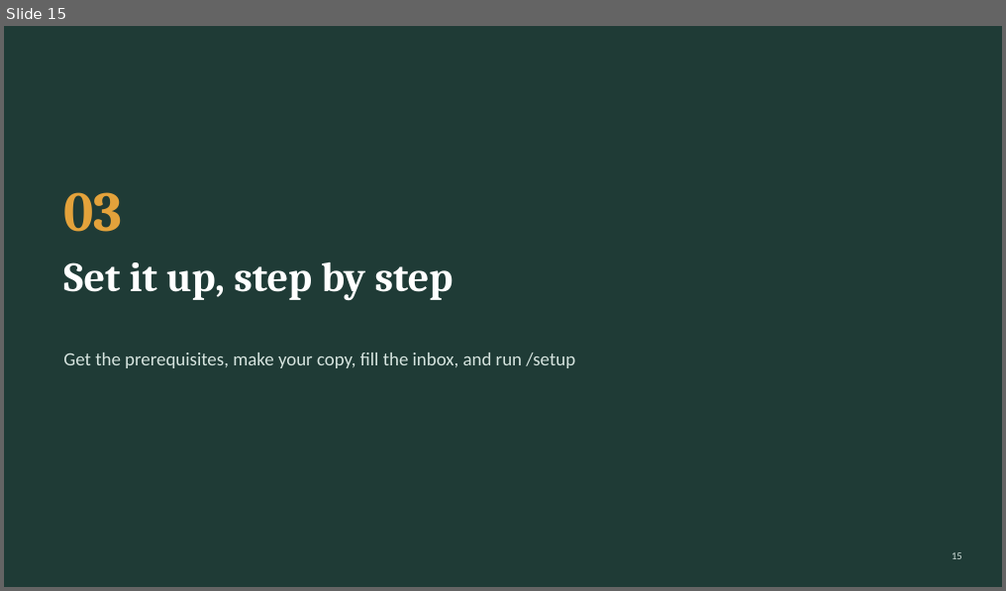
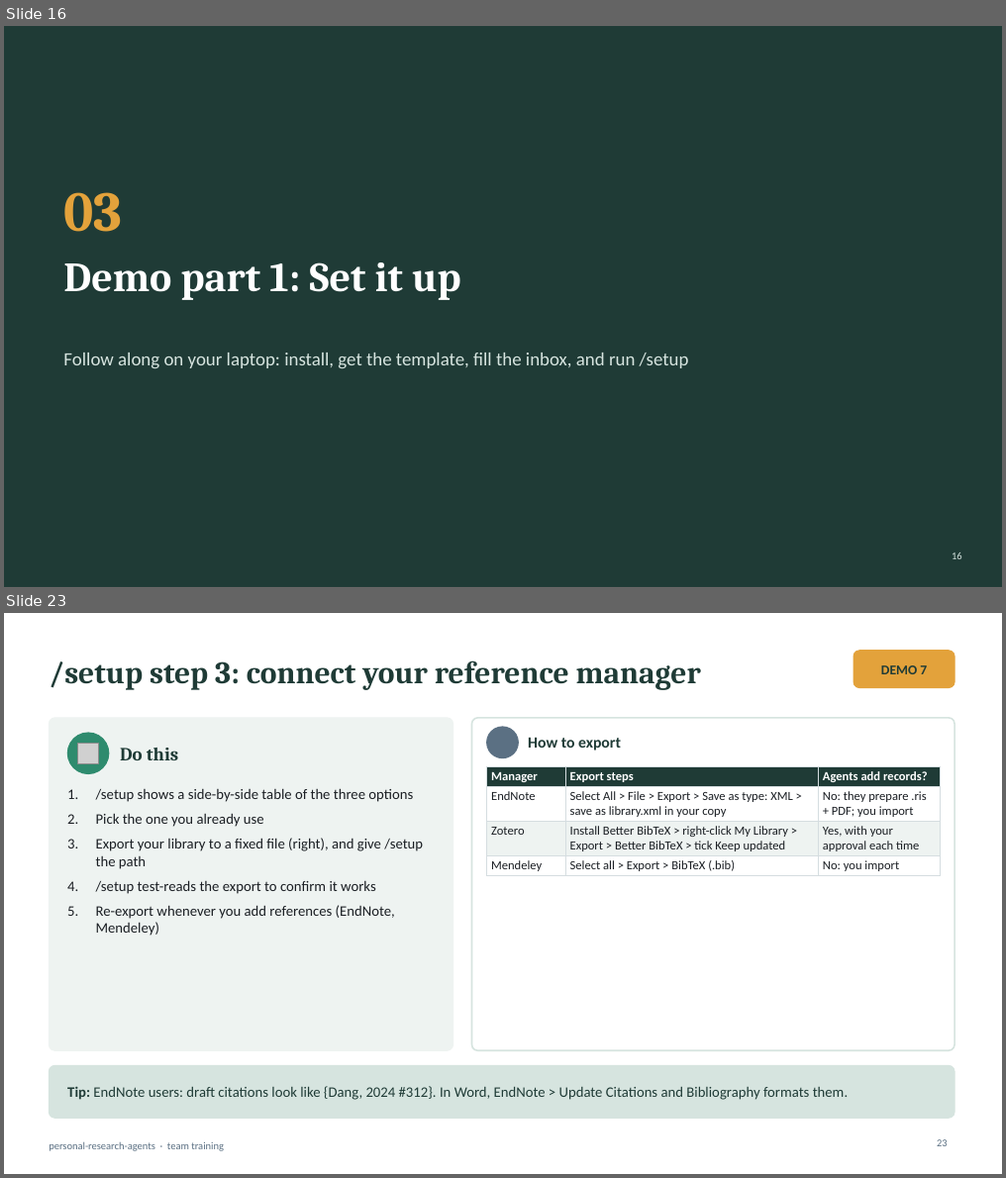
Before and after one commit to simonhdang/personal-research-agents, a slide deck: docs/personal-research-agents_seminar.pptx. Shown one above the other, each under a label of ours: slide 15 before the commit, slides 16 and 23 after it; the slides between them are not shown. The pictures are 1006x591 and 1006x1178 pixels, drawn with LibreOffice and Linux fonts; fonts in the diff are those of the drawing; grey boxes stand for pictures; background and template pictures are left out. Boxes give left, top, right and bottom in pixels: in the first picture for what was removed or moved away, otherwise in the second. Text is boxed around its words. In the diff, an @@ line names an element or a change of style, - is before the commit and + after.

```diff
--- a/docs/personal-research-agents_seminar.pptx
+++ b/docs/personal-research-agents_seminar.pptx
@@ slide 23 added at bbox=[4, 613, 1002, 1174], background #FFFFFF @@
@@ title added at bbox=[49, 661, 701, 690], 30 pt, text #1F3B36, bold @@
+/setup step 3: connect your reference manager
@@ rounded rectangle added at bbox=[853, 651, 954, 688], fill #E3A23B, outline #E3A23B 1 pt @@
@@ text added at bbox=[881, 665, 927, 674], 13 pt, text #1F3B36, bold @@
+DEMO 7
@@ rounded rectangle added at bbox=[49, 718, 453, 1051], fill #EEF3F1, outline #EEF3F1 1 pt @@
@@ rounded rectangle added at bbox=[472, 718, 954, 1051], fill #FFFFFF, outline #D6E4DF 1.5 pt @@
@@ ellipse added at bbox=[487, 727, 519, 759], fill #5B7083, outline #5B7083 1 pt @@
@@ ellipse added at bbox=[67, 733, 109, 774], fill #2E8B6E, outline #2E8B6E 1 pt @@
@@ picture added at bbox=[78, 744, 99, 764] @@
@@ text added at bbox=[120, 748, 178, 761], 18 pt, text #1F3B36, bold @@
+Do this
@@ text added at bbox=[528, 737, 621, 751], 15 pt, text #1F3B36, bold @@
+How to export
@@ text added at bbox=[96, 788, 423, 936], 14 pt, text #1B1F24 @@
+1. /setup shows a side-by-side table of the three options
+2. Pick the one you already use
+3. Export your library to a fixed file (right), and give /setup the path
+4. /setup test-reads the export to confirm it works
+5. Re-export whenever you add references (EndNote, Mendeley)
@@ table added at bbox=[487, 766, 940, 875], 4 rows, 3 columns @@
+Manager | Export steps | Agents add records?
+EndNote | Select All > File > Export > Save as type: XML > save as library.xml in your copy | No: they prepare .ris + PDF; you import
+Zotero | Install Better BibTeX > right-click My Library > Export > Better BibTeX > tick Keep updated | Yes, with your approval each time
+Mendeley | Select all > Export > BibTeX (.bib) | No: you import
@@ rounded rectangle added at bbox=[49, 1065, 954, 1118], fill #D6E4DF, outline #D6E4DF 1 pt @@
@@ text added at bbox=[67, 1086, 847, 1100], 14 pt, text #1F3B36 @@
+Tip: EndNote users: draft citations look like {Dang, 2024 #312}. In Word, EndNote > Update Citations and Bibliography formats them.
@@ text added at bbox=[49, 1143, 224, 1152], 10 pt, text #5B7083 @@
+personal-research-agents · team training
@@ page number added at bbox=[937, 1140, 947, 1147], 10 pt, text #5B7083 @@
+23
@@ what was slide 15 is now slide 16 @@
@@ slide 16 changed as well @@
@@ title at bbox=[63, 263, 461, 300]: text changed @@
-Set it up, step by step
+Demo part 1: Set it up
@@ text at bbox=[63, 353, 689, 369]: text changed @@
-Get the prerequisites, make your copy, fill the inbox, and run /setup
+Follow along on your laptop: install, get the template, fill the inbox, and run /setup
```
Also in this commit, not shown: 16 other slides changed, 23 other slides added, 6 slides removed, 1 other file.
